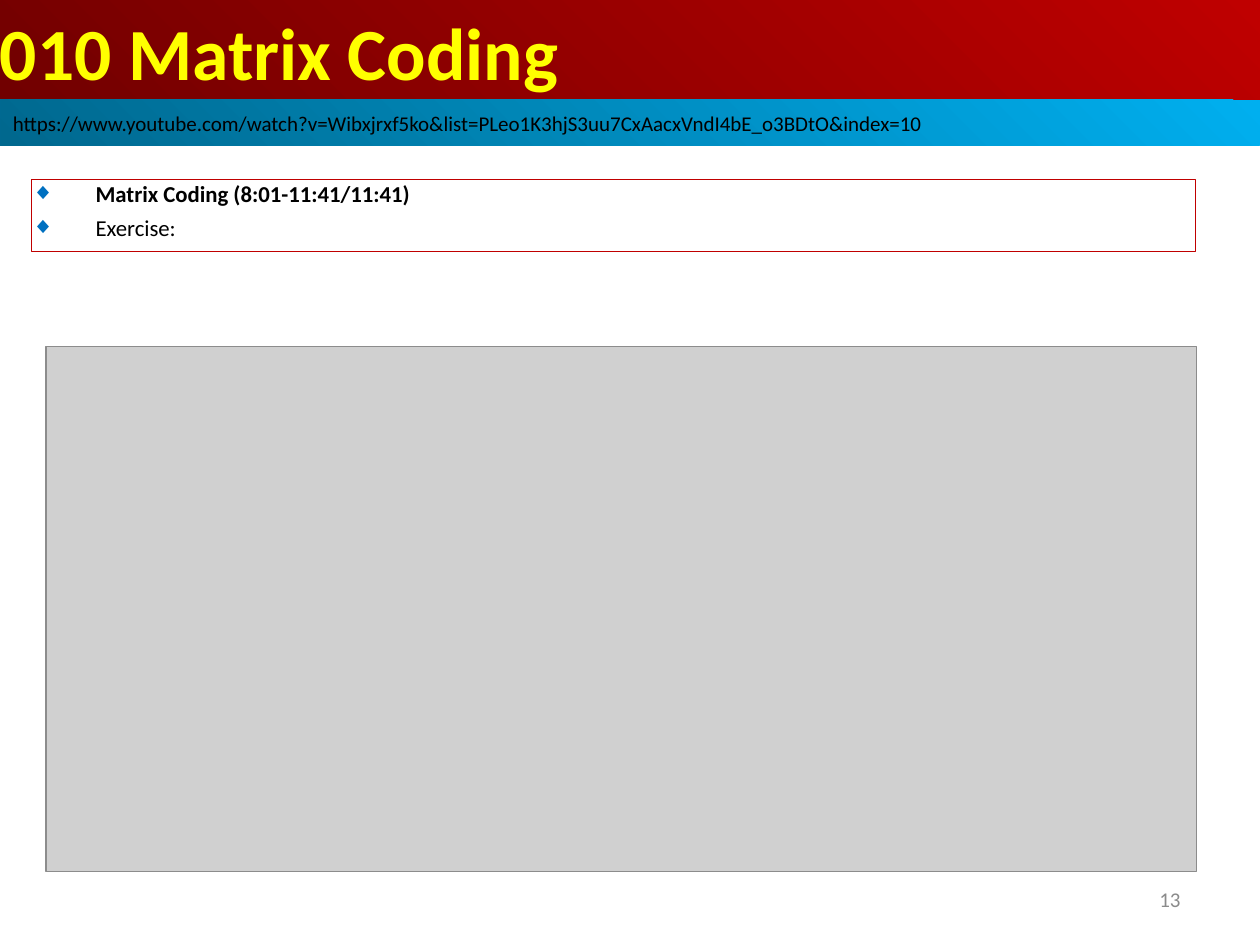
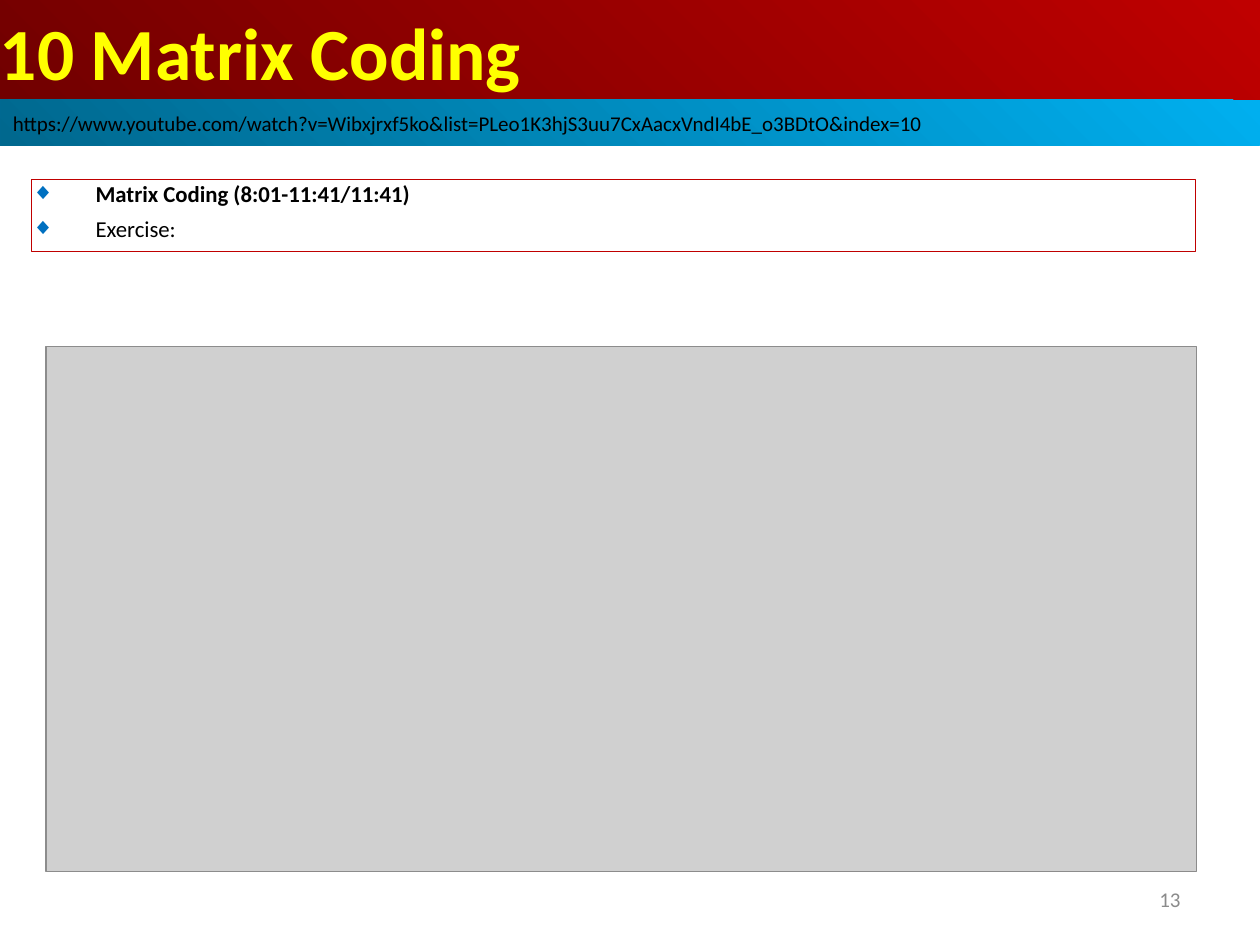
Before and after one commit to peterhchen/AIU_CS512_DL, a slide deck: slide 13 of 000_Lecture_Project/week02/01_Lecture/10_Matrix.ppt. Drawn at 1260x945 pixels with LibreOffice and Linux fonts; fonts in the diff are those of the drawing; grey boxes stand for pictures. Boxes give left, top, right and bottom in pixels: in the first picture for what was removed or moved away, otherwise in the second. Text is boxed around its words. In the diff, an @@ line names an element or a change of style, - is before the commit and + after.

```diff
--- a/000_Lecture_Project/week02/01_Lecture/10_Matrix.ppt
+++ b/000_Lecture_Project/week02/01_Lecture/10_Matrix.ppt
@@ text in rectangle at <box>0,28,521,93</box>: text changed @@
-010 Matrix Coding
+10 Matrix Coding
```
Also in this commit, not shown: 11 other slides changed.
